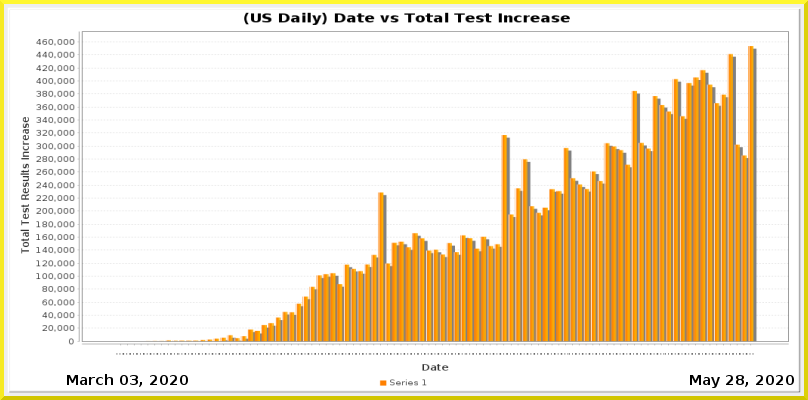
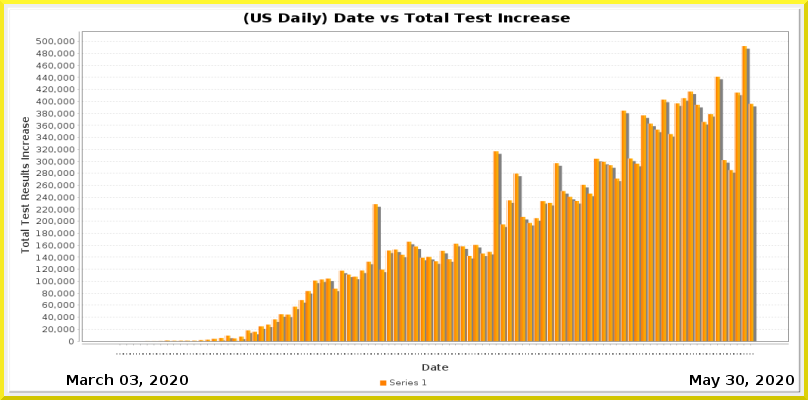
Layers edited between the first and the second (808, 400) image:
painted on "Current Date" over [726, 375, 744, 385]
painted on "Date_vs_TestIncrease.png" over [36, 38, 789, 355]
